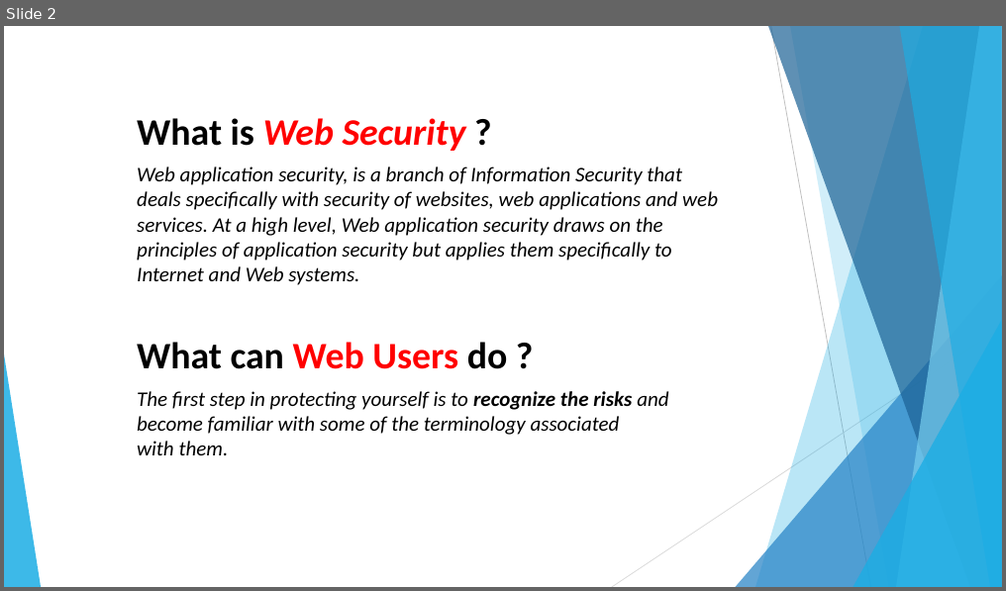
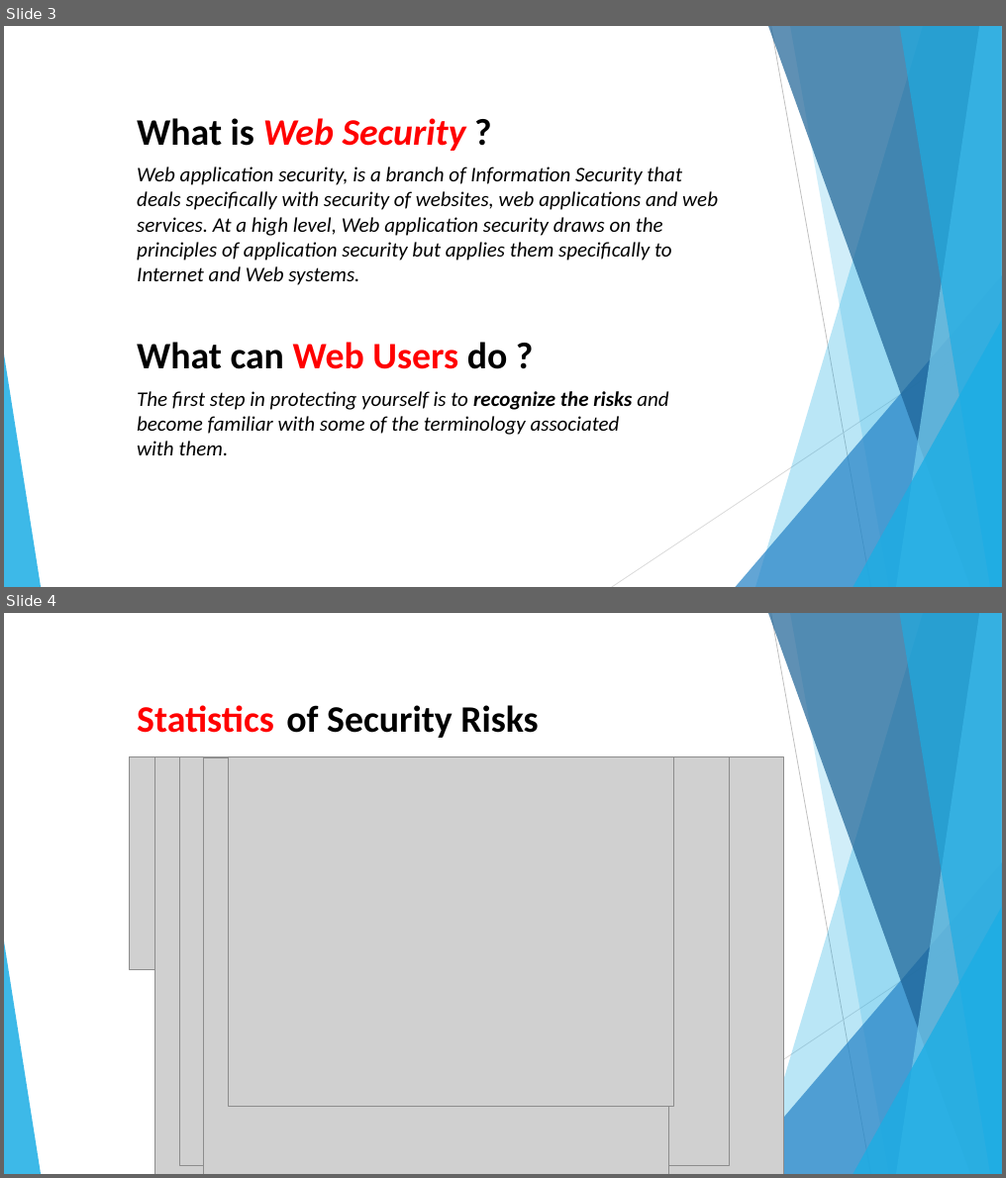
Before and after one commit to tHe-AK/Web-Security-Seminar, a slide deck: Web Security.pptx. Shown one above the other, each under a label of ours: slide 2 before the commit, slides 3 and 4 after it. The pictures are 1006x591 and 1006x1178 pixels, drawn with LibreOffice and Linux fonts; fonts in the diff are those of the drawing; grey boxes stand for pictures. Boxes give left, top, right and bottom in pixels: in the first picture for what was removed or moved away, otherwise in the second. Text is boxed around its words. In the diff, an @@ line names an element or a change of style, - is before the commit and + after.

```diff
--- a/Web Security.pptx
+++ b/Web Security.pptx
@@ slide 4 added at (4,613,1002,1174), background #FFFFFF; not listed: 10 template elements that a slide beside it also shows @@
@@ text added at (137,705,538,738), 36 pt, text #000000, bold @@
+Statistics of Security Risks
@@ picture added at (130,758,774,970) @@
@@ picture added at (154,758,784,1174) @@
@@ picture added at (179,758,729,1166) @@
@@ picture added at (204,758,668,1174) @@
@@ picture added at (229,757,674,1106) @@
@@ what was slide 2 is now slide 3 @@
```
Also in this commit, not shown: 1 slide changed, 14 other slides added, 6 other files.
